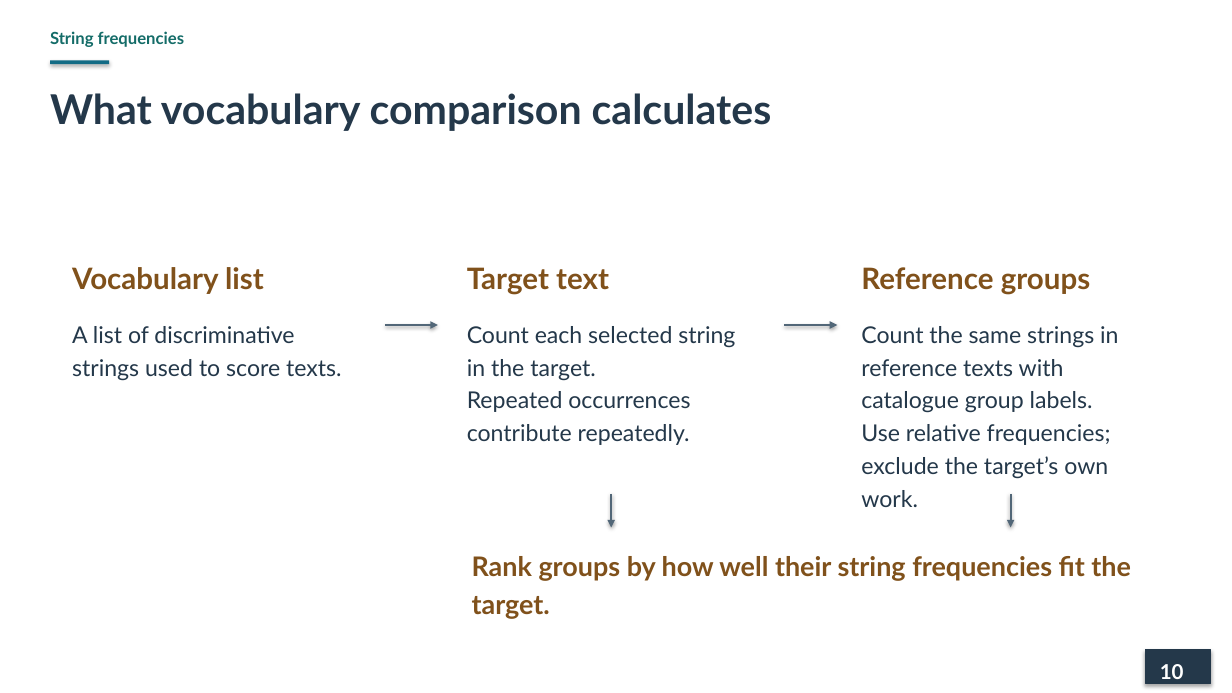
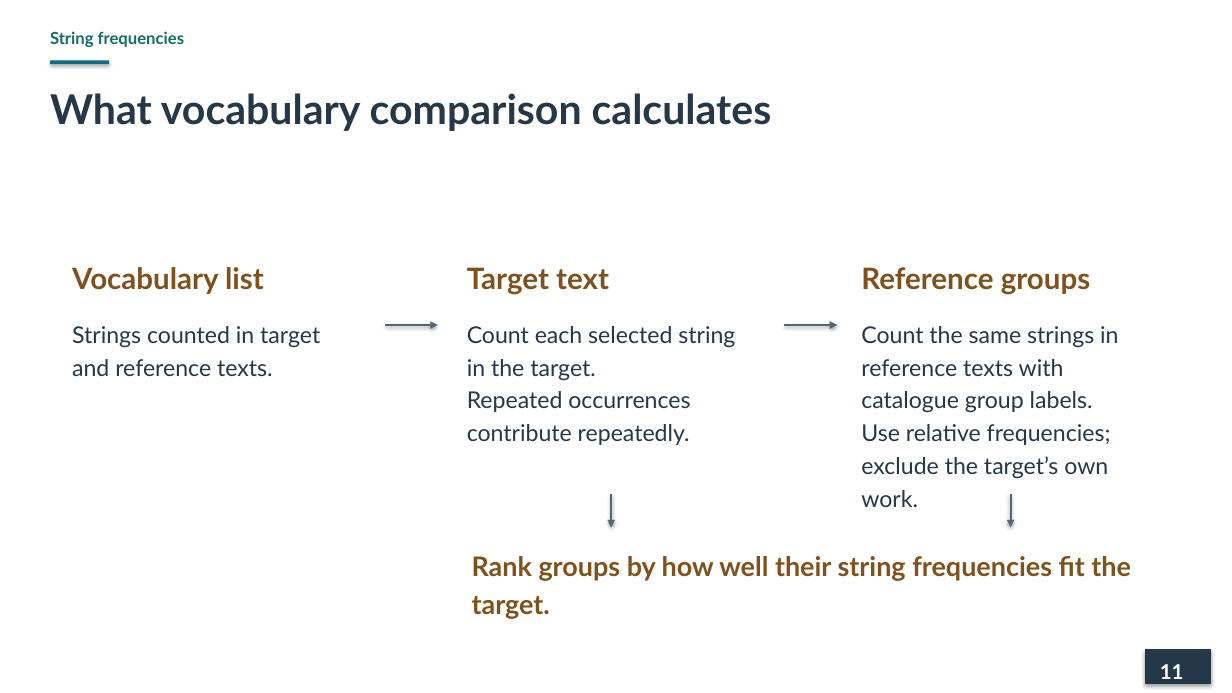
Before and after one commit to lopentu/cohort, a slide deck: slide 11 of docs/presentation/cohort-pnc-2026-main.pptx (slide 10 before the commit). Drawn at 1232x693 pixels with LibreOffice and Linux fonts; fonts in the diff are those of the drawing. Boxes give left, top, right and bottom in pixels: in the first picture for what was removed or moved away, otherwise in the second. Text is boxed around its words. In the diff, an @@ line names an element or a change of style, - is before the commit and + after.

```diff
--- a/docs/presentation/cohort-pnc-2026-main.pptx
+++ b/docs/presentation/cohort-pnc-2026-main.pptx
@@ text at [72,326,320,376]: text changed @@
-A list of discriminative strings used to score texts.
+Strings counted in target and reference texts.
@@ text at [1160,664,1184,679]: text changed @@
-10
+11
```
Also in this commit, not shown: 5 other slides changed.
